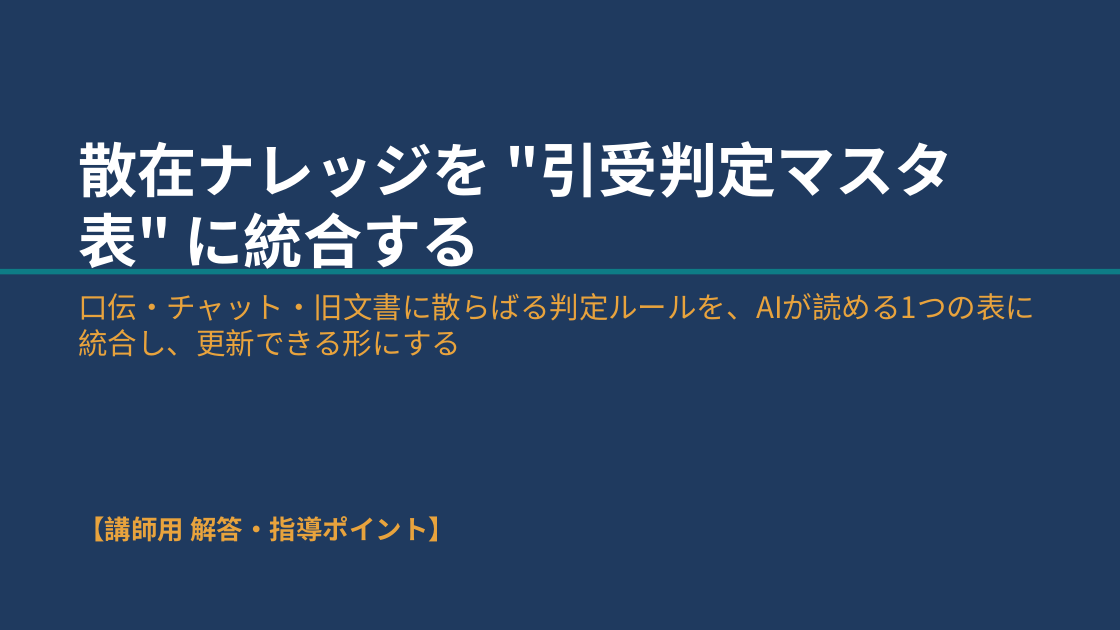
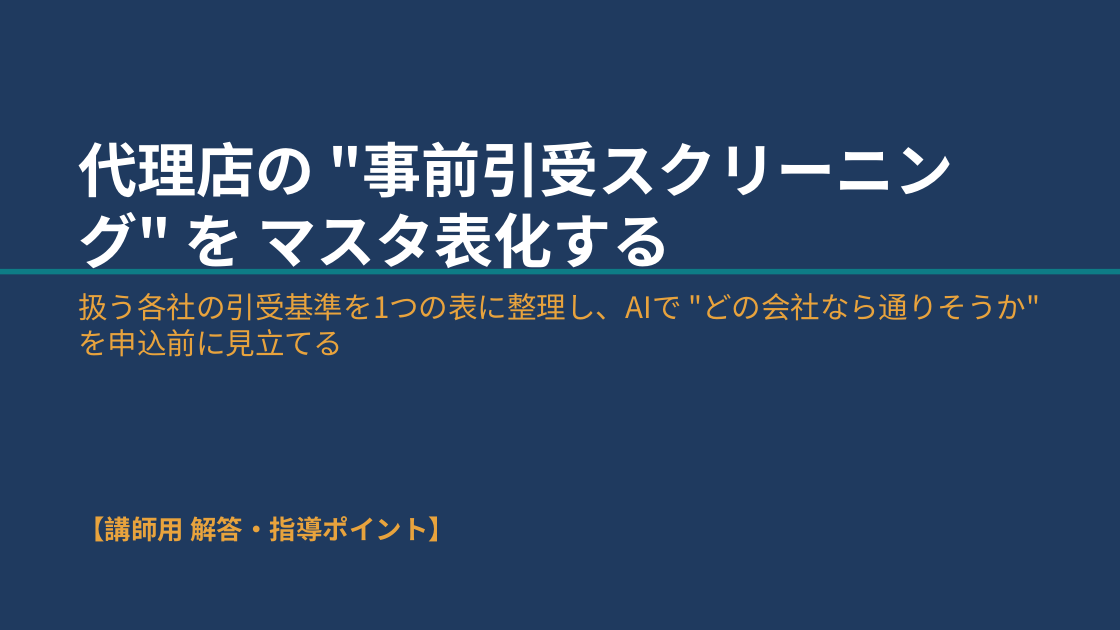
Before and after one commit to kana-story-321/github.io, a slide deck: slide 1 of lecture_pptx/out/s15/ワーク01_講師用.pptx. Drawn at 1120x630 pixels with LibreOffice and Linux fonts; fonts in the diff are those of the drawing. Boxes give left, top, right and bottom in pixels: in the first picture for what was removed or moved away, otherwise in the second. Text is boxed around its words. In the diff, an @@ line names an element or a change of style, - is before the commit and + after.

```diff
--- a/lecture_pptx/out/s15/ワーク01_講師用.pptx
+++ b/lecture_pptx/out/s15/ワーク01_講師用.pptx
@@ text at (78, 141, 953, 274): text changed @@
-散在ナレッジを "引受判定マスタ表" に統合する
+代理店の "事前引受スクリーニング" を マスタ表化する
@@ text at (78, 293, 1040, 357): text changed @@
-口伝・チャット・旧文書に散らばる判定ルールを、AIが読める1つの表に統合し、更新できる形にする
+扱う各社の引受基準を1つの表に整理し、AIで "どの会社なら通りそうか" を申込前に見立てる
```
Also in this commit, not shown: 2 other slides changed, 19 other files.
